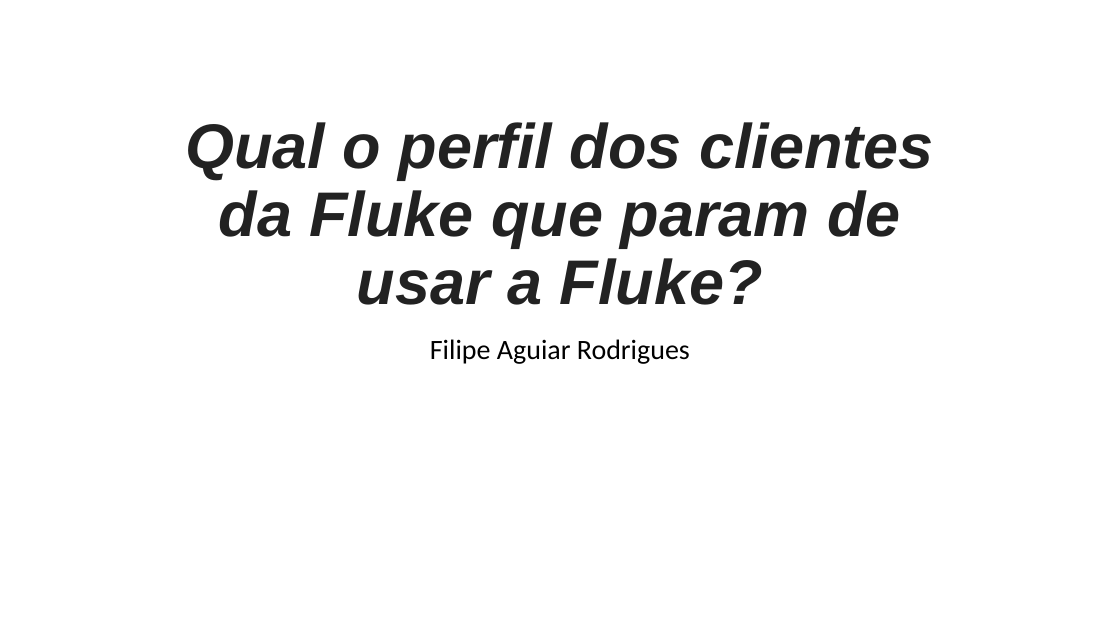
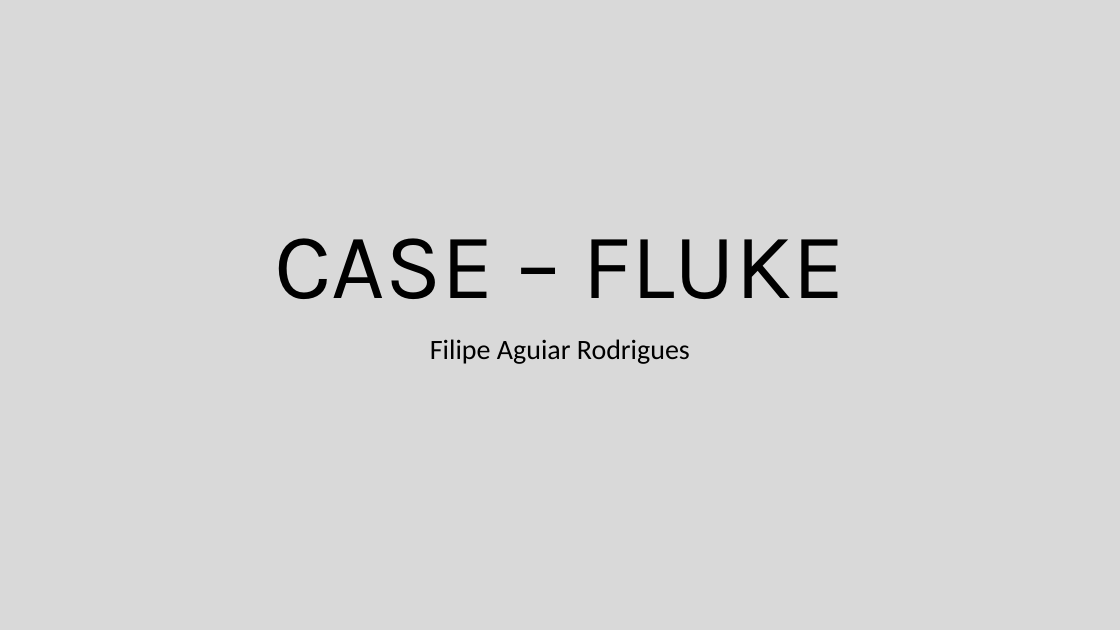
Before and after one commit to filipeaguiarrod/Fluke-Case, a slide deck: slide 1 of Churn_Case.pptx. Drawn at 1120x630 pixels with LibreOffice and Linux fonts; fonts in the diff are those of the drawing. Boxes give left, top, right and bottom in pixels: in the first picture for what was removed or moved away, otherwise in the second. Text is boxed around its words. In the diff, an @@ line names an element or a change of style, - is before the commit and + after.

```diff
--- a/Churn_Case.pptx
+++ b/Churn_Case.pptx
@@ background #FFFFFF to #D9D9D9 @@
@@ title at <box>274,238,845,299</box>: text changed; size 54 to 80 pt; font Arial to Karla; text colour #222222 to #000000; bold off; italic off @@
-Qual o perfil dos clientes da Fluke que param de usar a Fluke?
+CASE – FLUKE
```
Also in this commit, not shown: 8 other slides changed, 5 other files.
